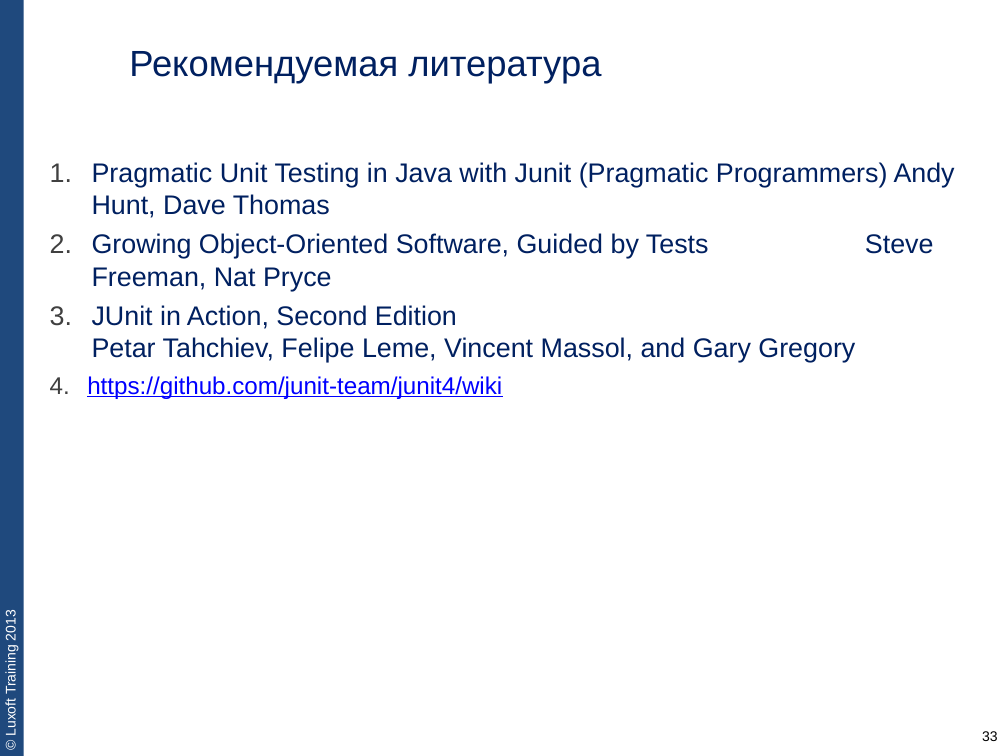
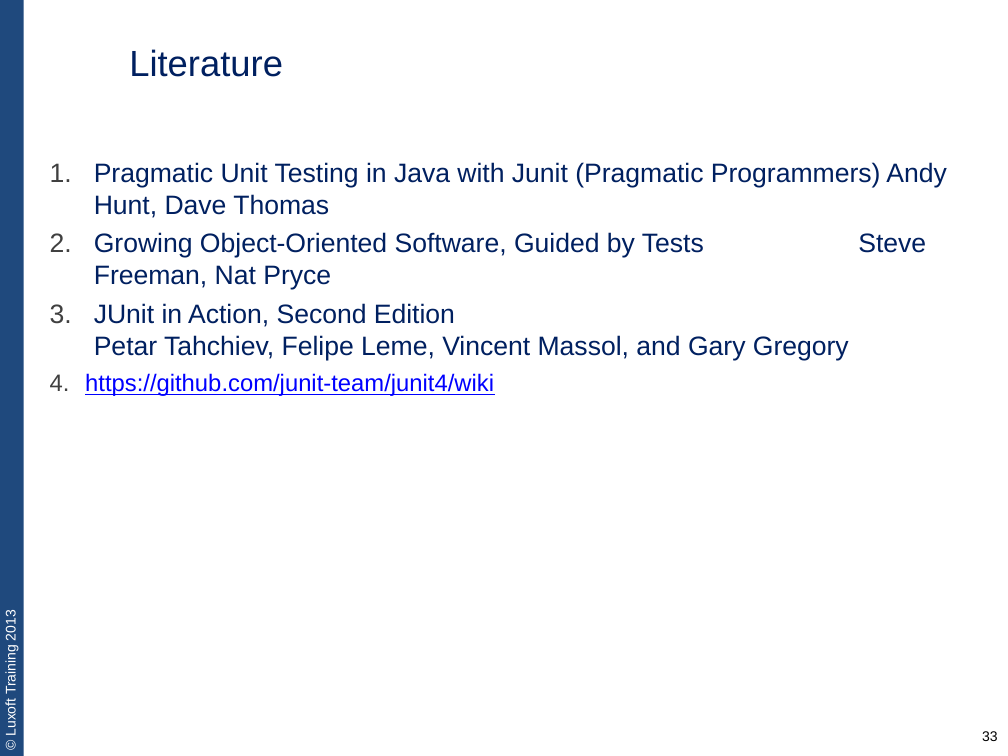
Before and after one commit to team3/lux-trainings-all, a slide deck: slide 33 of JVA-011. unit-testing-with-junit/JVA-011-lecture1-unit-testing-basics.pptx. Drawn at 1008x756 pixels with LibreOffice and Linux fonts; fonts in the diff are those of the drawing; background and template pictures are left out. Boxes give left, top, right and bottom in pixels: in the first picture for what was removed or moved away, otherwise in the second. Text is boxed around its words. In the diff, an @@ line names an element or a change of style, - is before the commit and + after.

```diff
--- a/JVA-011. unit-testing-with-junit/JVA-011-lecture1-unit-testing-basics.pptx
+++ b/JVA-011. unit-testing-with-junit/JVA-011-lecture1-unit-testing-basics.pptx
@@ text at (129,49,283,77): text changed @@
-Рекомендуемая литература
+Literature
@@ text "Pragmatic Unit Testing in Java ..." at (85,162,946,396): size 19.2 to 19 pt in "Pragmatic Unit Testing in Java with Junit ...", "Growing Object-Oriented Software, Guided by Tests Steve ...", "JUnit in Action, Second Edition Petar Tahchiev, ..."; size 17.3 to 17 pt in "https://github.com/junit-team/junit4/wiki"; indent changed @@
```
Also in this commit, not shown: 31 other slides changed, 1 slide removed, 1 other file.
